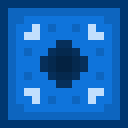
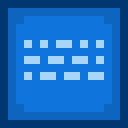
Comparing the layer stacks of the two 128 × 128 images. Changes:
hid "Front" over 24, 24, 104, 104
showed "Side", painted on it over 24, 40, 104, 88
